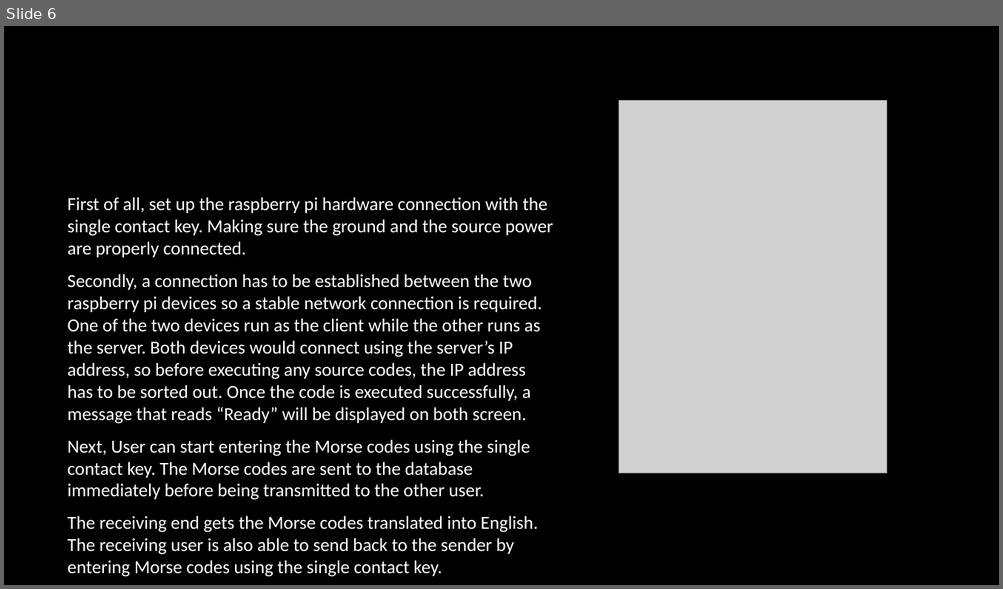
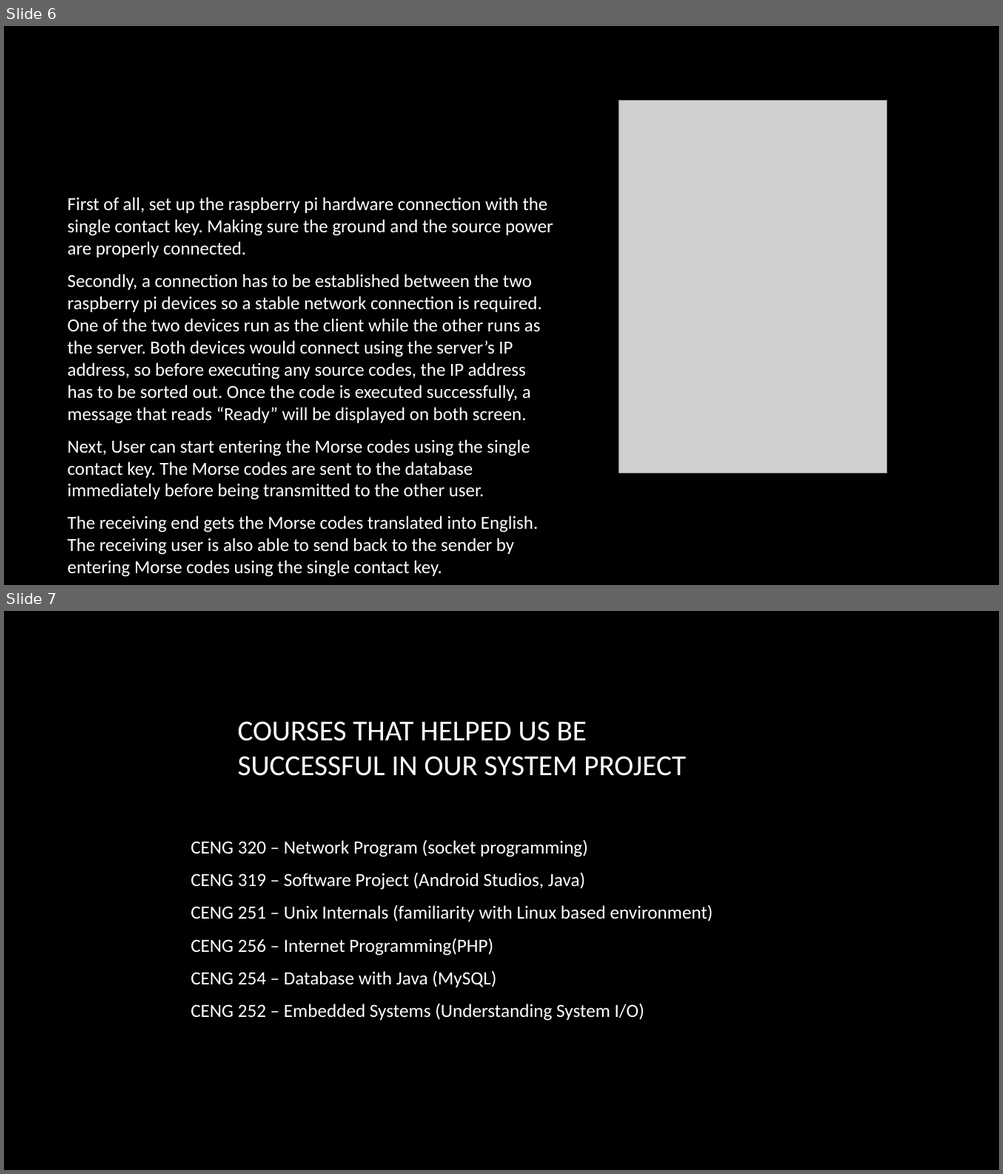
Before and after one commit to goziethelegion/MorsePi, a slide deck: Morsepi presentation.pptx. Shown one above the other, each under a label of ours: slide 6 before the commit, slides 6 and 7 after it. The pictures are 1003x589 and 1003x1174 pixels, drawn with LibreOffice and Linux fonts; fonts in the diff are those of the drawing; grey boxes stand for pictures; background and template pictures are left out. Boxes give left, top, right and bottom in pixels: in the first picture for what was removed or moved away, otherwise in the second. Text is boxed around its words. In the diff, an @@ line names an element or a change of style, - is before the commit and + after.

Commit message:
Project Presentation
Prior knowledge slide

```diff
--- a/Morsepi presentation.pptx
+++ b/Morsepi presentation.pptx
@@ slide 7 added at bbox=[4, 611, 999, 1170], background picture (left out) @@
@@ title added at bbox=[238, 721, 686, 776], 28 pt, text #FFFFFF @@
+COURSES THAT HELPED US BE SUCCESSFUL IN OUR SYSTEM PROJECT
@@ text added at bbox=[190, 840, 713, 1021], 18 pt, text #FFFFFF @@
+CENG 320 – Network Program (socket programming)
+CENG 319 – Software Project (Android Studios, Java)
+CENG 251 – Unix Internals (familiarity with Linux based environment)
+CENG 256 – Internet Programming(PHP)
+CENG 254 – Database with Java (MySQL)
+CENG 252 – Embedded Systems (Understanding System I/O)
```
